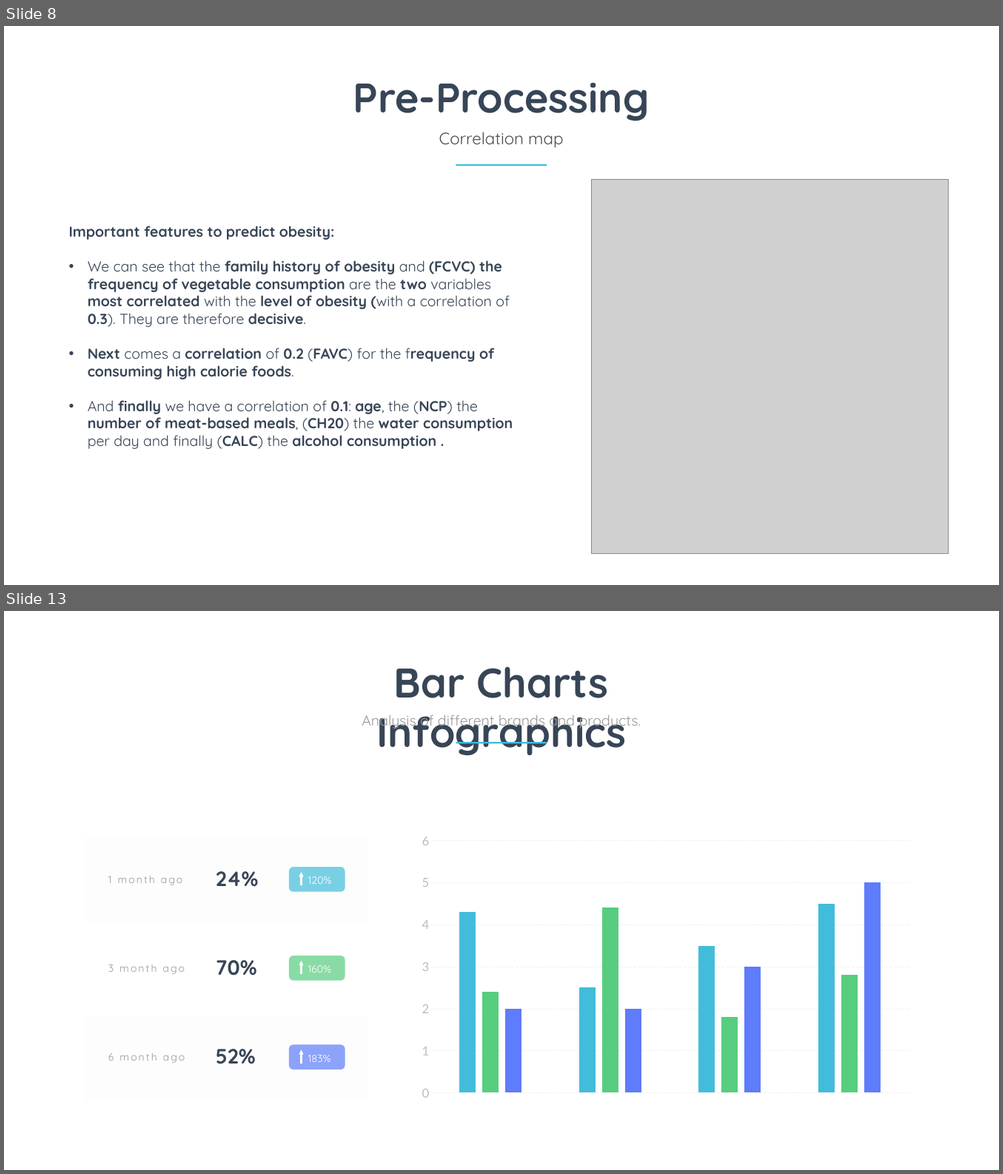
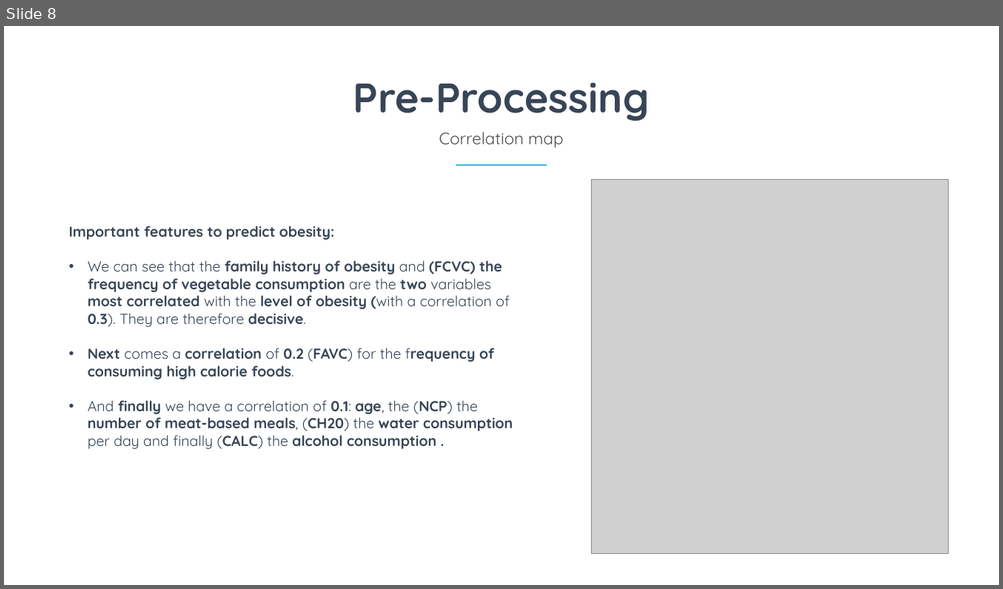
Before and after one commit to Aursen/ObesityAnalysis, a slide deck: Report.pptx. Shown one above the other, each under a label of ours: slides 8 and 13 before the commit, slide 8 after it; the slides between them are not shown. The pictures are 1003x1174 and 1003x589 pixels, drawn with LibreOffice and Linux fonts; fonts in the diff are those of the drawing; grey boxes stand for pictures. Boxes give left, top, right and bottom in pixels: in the first picture for what was removed or moved away, otherwise in the second. Text is boxed around its words. In the diff, an @@ line names an element or a change of style, - is before the commit and + after.

```diff
--- a/Report.pptx
+++ b/Report.pptx
@@ slide 13 removed at <box>4,611,999,1170</box>, background #FFFFFF @@
@@ text removed at <box>376,667,626,755</box> @@
-Bar Charts Infographics
@@ text removed at <box>361,715,641,731</box> @@
-Analysis of different brands and products.
@@ rectangle removed at <box>456,742,546,743</box> @@
@@ column chart removed at <box>392,785,934,1160</box> @@
-categories: 1, 2, 3, 4
-Series 1: 4.3, 2.5, 3.5, 4.5
-Series 2: 2.4, 4.4, 1.8, 2.8
-Series 3: 2, 2, 3, 5
@@ rectangle removed at <box>85,837,367,922</box> @@
@@ text removed at <box>108,876,182,886</box> @@
-1 month ago
@@ text removed at <box>216,871,259,887</box> @@
-24%
@@ rounded rectangle removed at <box>289,867,345,892</box> @@
@@ arrow removed from (301, 886) to (301, 872) @@
@@ text removed at <box>308,877,332,884</box> @@
-120%
@@ text removed at <box>108,965,185,974</box> @@
-3 month ago
@@ text removed at <box>216,960,257,976</box> @@
-70%
@@ rounded rectangle removed at <box>289,956,345,981</box> @@
@@ arrow removed from (301, 974) to (301, 961) @@
@@ text removed at <box>308,965,331,973</box> @@
-160%
@@ rectangle removed at <box>85,1017,367,1102</box> @@
@@ text removed at <box>108,1054,185,1063</box> @@
-6 month ago
@@ text removed at <box>216,1049,256,1065</box> @@
-52%
@@ rounded rectangle removed at <box>289,1045,345,1070</box> @@
@@ arrow removed from (301, 1064) to (301, 1050) @@
@@ text removed at <box>308,1055,331,1062</box> @@
-183%
```
Also in this commit, not shown: 1 slide changed, 7 slides added, 6 other slides removed, 1 other file.
